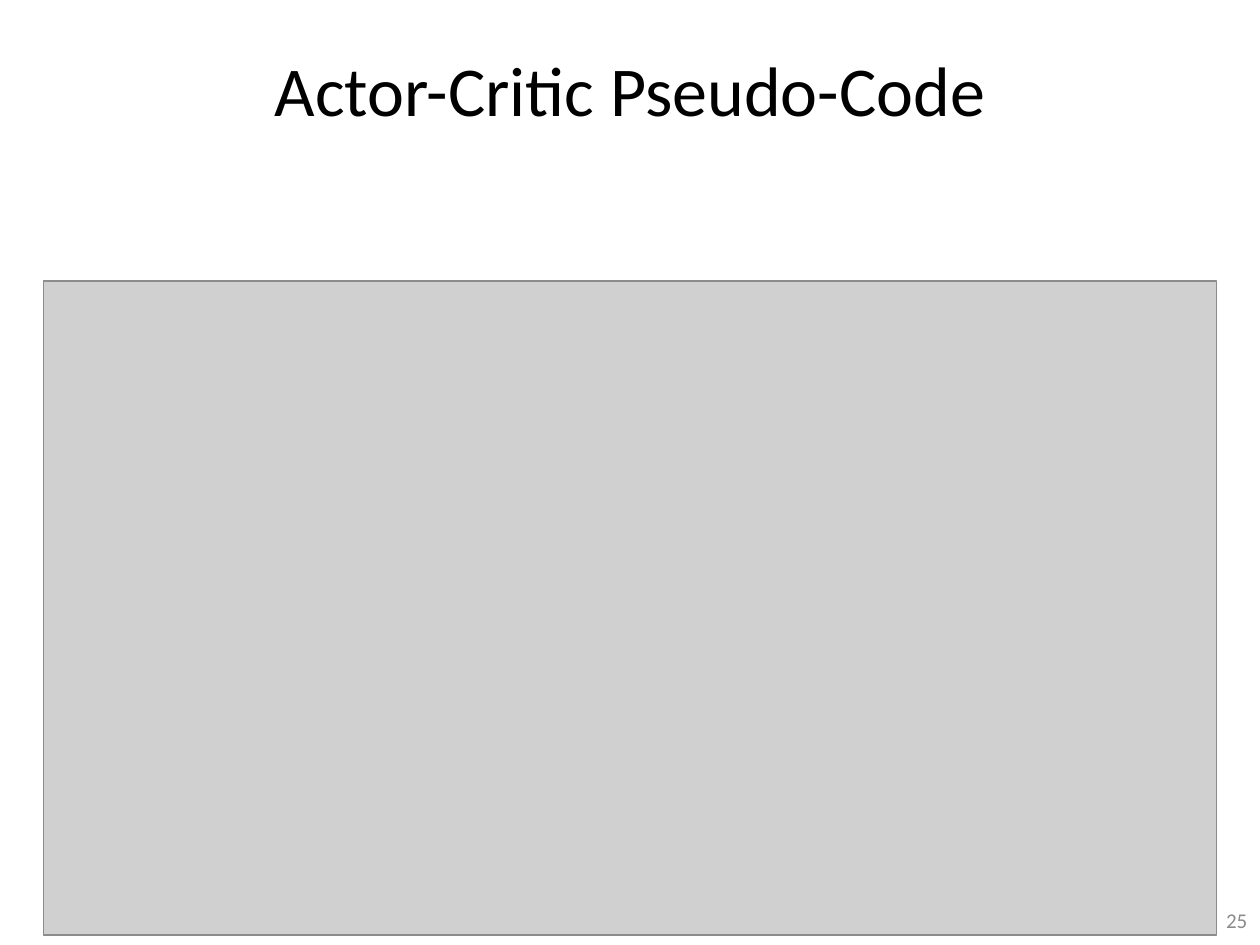
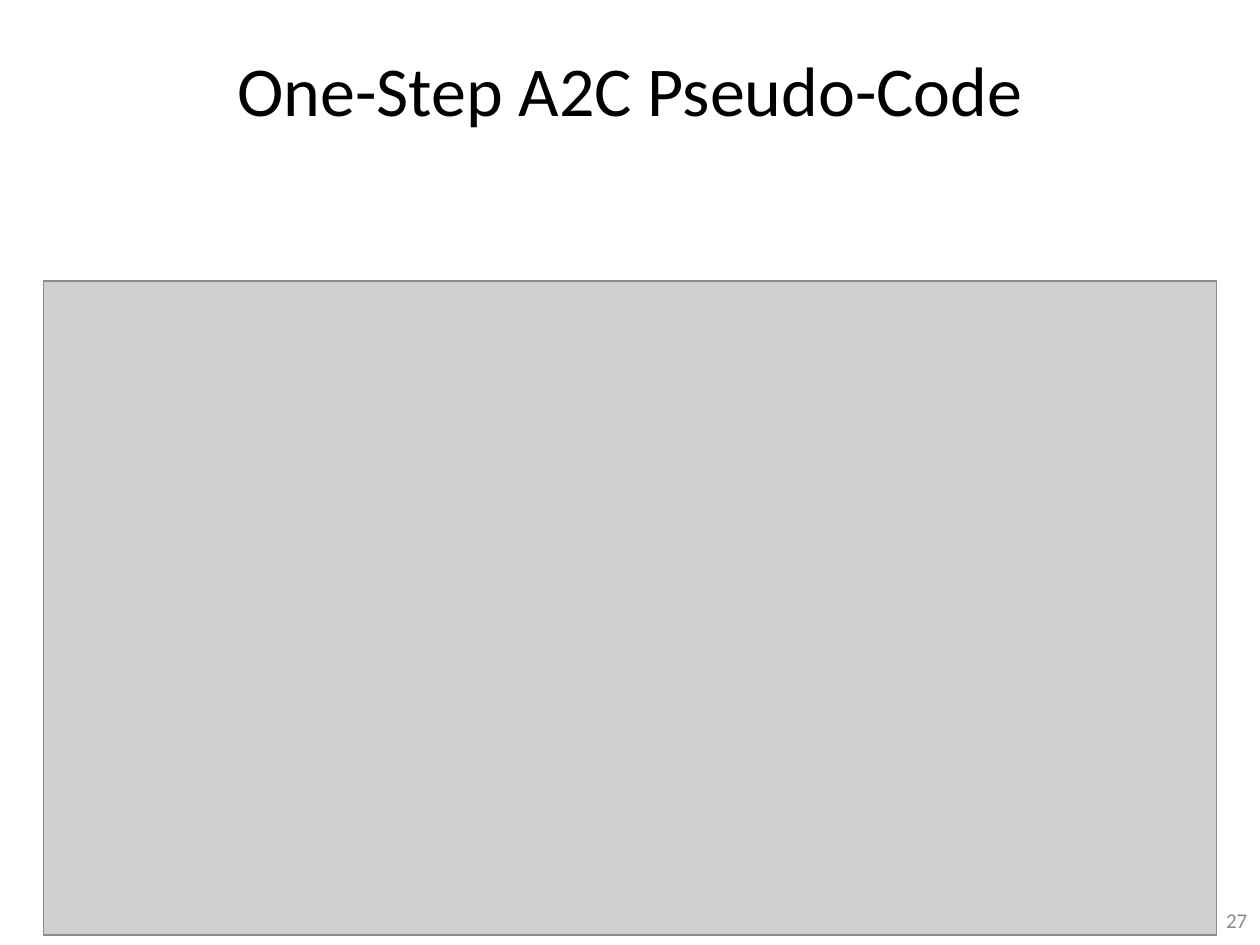
Before and after one commit to guzonghua/saav, a slide deck: slide 27 of PPTs/L7.3 Policy-based RL.pptx (slide 25 before the commit). Drawn at 1260x945 pixels with LibreOffice and Linux fonts; fonts in the diff are those of the drawing; grey boxes stand for pictures. Boxes give left, top, right and bottom in pixels: in the first picture for what was removed or moved away, otherwise in the second. Text is boxed around its words. In the diff, an @@ line names an element or a change of style, - is before the commit and + after.

```diff
--- a/PPTs/L7.3 Policy-based RL.pptx
+++ b/PPTs/L7.3 Policy-based RL.pptx
@@ title at (237, 67, 1022, 128): text changed @@
-Actor-Critic Pseudo-Code
+One-Step A2C Pseudo-Code
@@ page number at (1226, 914, 1247, 928): text changed @@
-25
+27
```
Also in this commit, not shown: 5 other slides changed, 3 slides added, 6 other files.
